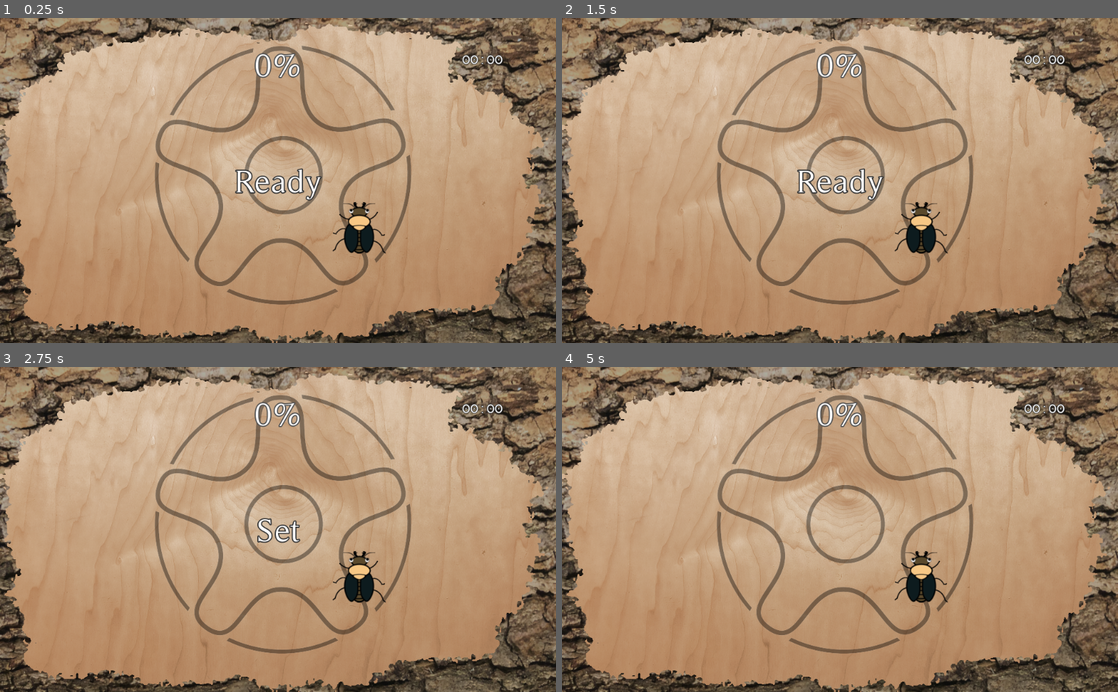
Above: before the commit, frames 1-4 (two rows, left to right).
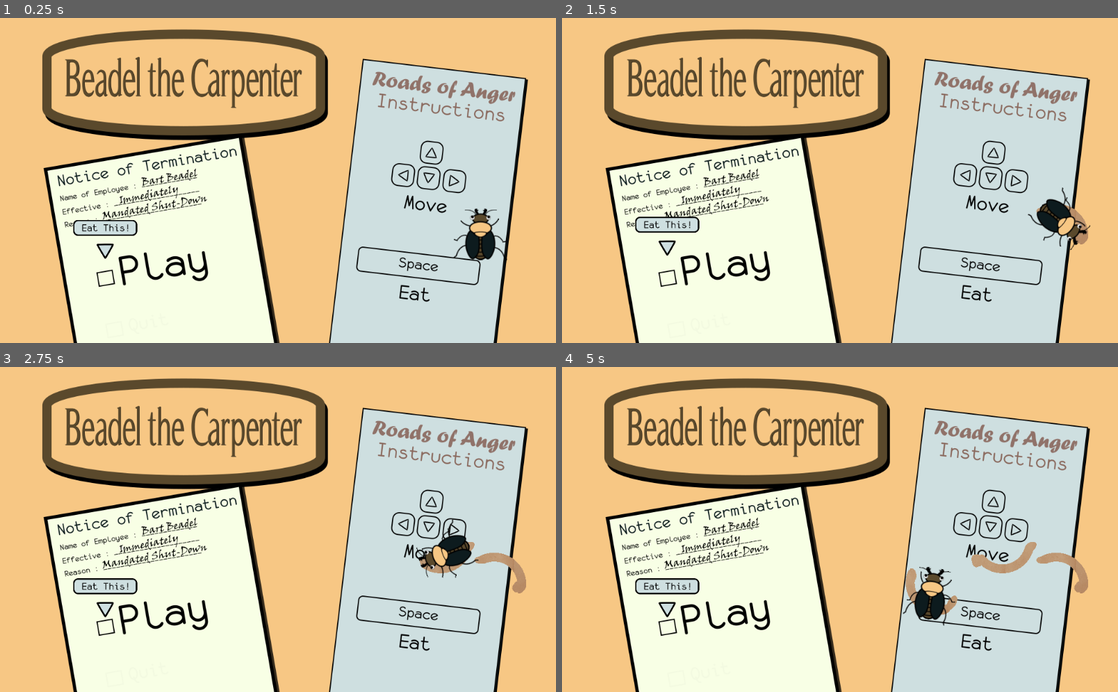
Above: after the commit, the same moments.

Repository: matthewpaul-us/godot-beadel_the_carpenter
Game: Godot game, scene res://MainMenu.tscn
The game is run twice, just before and just after one commit, with the same random seed, the same clock (stepped at 60 frames per second) and the same inputs. Before the commit the project starts from res://levels/LevelBeadel.tscn.
Inputs:
- Up to frame 1 (0.25 s): no input
- Up to frame 2 (1.5 s): hold Right (turn_right) 0.53-1.28 s; hold Space (eat) 0.53-1.28 s; hold Down (go_backward) from 1.28 s (still down); tap Space (eat) at 1.35 s
- Up to frame 3 (2.75 s): release Down (go_backward) at 2.03 s; hold Right (turn_right) from 2.03 s (still down); hold Space (eat) from 2.03 s (still down)
- Up to frame 4 (5 s): release Right (turn_right) at 2.78 s; release Space (eat) at 2.78 s; hold Up (go_forward) 2.78-3.53 s; tap Space (eat) at 2.85, 4.35 s; hold Space (eat) 3.53-4.28 s; hold Left (turn_left) from 3.53 s (still down)

The runs differ from the first frame. In frame 1, 100% of the frame differs, in the area x 0-100%, y 0-100%; in frame 2, 99%; in frame 3, 99%; in frame 4, 99%.

Commit message:
Rework levels into inherited objects. Add music

Diff:
--- a/Main.gd
+++ b/Main.gd
@@ -1,6 +1,6 @@
 extends Node2D
 
-export(int, 15, 120) var time_for_level
+export(int, 15, 120) var time_for_level := 15
 export(String) var next_level
 
 onready var eaten_viewport := $EatenViewport
@@ -24,9 +24,11 @@
 
 	_wood.material.set_shader_param("symbol_mask", symbol.texture)
 
-func _process(delta):
+	_level_timer.wait_time = time_for_level
+	_gui.set_time_left(time_for_level)
+
+func update_time():
 	_gui.set_time_left(_level_timer.time_left)
-
 
 func set_timer_active(b : bool):
 	if b:
--- a/MainFSM.gd
+++ b/MainFSM.gd
@@ -12,6 +12,8 @@
 	match state:
 		"intro":
 			time_to_wait -= delta
+		"carve":
+			parent.update_time()
 	pass
 
 func process_transition(delta):
--- a/MainMenu.gd
+++ b/MainMenu.gd
@@ -2,6 +2,7 @@
 
 onready var beetle := $Beadel
 onready var eaten_viewport := $EatenViewport
+onready var _anim := $AnimationPlayer
 
 func _ready():
 	beetle.connect("eating_started", eaten_viewport, "_on_Beadel_eating_started")
@@ -9,5 +10,7 @@
 
 	beetle.beadel_head = eaten_viewport.beetle_head
 
+	_anim.play("move_title_card")
+
 func _on_Area2D_body_entered(body):
-	get_tree().change_scene("res://levels/LevelPlug.tscn")
+	get_tree().change_scene("res://levels/Level_01_Plug.tscn")
--- a/MainMenu.tscn
+++ b/MainMenu.tscn
@@ -6,11 +6,56 @@
 [ext_resource path="res://EatenViewport.tscn" type="PackedScene" id=4]
 [ext_resource path="res://eaten_shader.tres" type="Material" id=5]
 [ext_resource path="res://assets/images/wood_smooth.png" type="Texture" id=6]
+[ext_resource path="res://assets/images/eat_card.png" type="Texture" id=7]
 
-[sub_resource type="RectangleShape2D" id=1]
+[sub_resource type="Animation" id=1]
+resource_name = "move_title_card"
+length = 3.0
+loop = true
+tracks/0/type = "value"
+tracks/0/path = NodePath("EatCard:position")
+tracks/0/interp = 1
+tracks/0/loop_wrap = true
+tracks/0/imported = false
+tracks/0/enabled = true
+tracks/0/keys = {
+"times": PoolRealArray( 0, 0.5, 1, 1.5, 2, 2.5 ),
+"transitions": PoolRealArray( 0.5, 2, 0.5, 2, 1, 1 ),
+"update": 0,
+"values": [ Vector2( 193.767, 426.116 ), Vector2( 193.767, 402.889 ), Vector2( 193.767, 426.116 ), Vector2( 193.767, 402.889 ), Vector2( 193.767, 426.116 ), Vector2( 193.767, 426.116 ) ]
+}
+tracks/1/type = "value"
+tracks/1/path = NodePath("EatCard:rotation_degrees")
+tracks/1/interp = 1
+tracks/1/loop_wrap = true
+tracks/1/imported = false
+tracks/1/enabled = true
+tracks/1/keys = {
+"times": PoolRealArray( 0, 0.5, 1, 1.5, 2, 2.5 ),
+"transitions": PoolRealArray( 1, 1, 1, 1, 1, 1 ),
+"update": 0,
+"values": [ 0.0, 0.0, 0.0, 0.0, 0.0, 0.0 ]
+}
+tracks/2/type = "value"
+tracks/2/path = NodePath("EatCard:scale")
+tracks/2/interp = 1
+tracks/2/loop_wrap = true
+tracks/2/imported = false
+tracks/2/enabled = true
+tracks/2/keys = {
+"times": PoolRealArray( 0, 0.5, 1, 1.5, 2, 2.5 ),
+"transitions": PoolRealArray( 1, 1, 1, 1, 1, 1 ),
+"update": 0,
+"values": [ Vector2( 0.5, 0.5 ), Vector2( 0.5, 0.5 ), Vector2( 0.5, 0.5 ), Vector2( 0.5, 0.5 ), Vector2( 0.5, 0.5 ), Vector2( 0.5, 0.5 ) ]
+}
+
+[sub_resource type="RectangleShape2D" id=2]
 
 [node name="MainMenu" type="Node"]
 script = ExtResource( 3 )
+
+[node name="AnimationPlayer" type="AnimationPlayer" parent="."]
+anims/move_title_card = SubResource( 1 )
 
 [node name="WoodUnder" type="TextureRect" parent="."]
 margin_right = 40.0
@@ -46,7 +91,12 @@
 [node name="CollisionShape2D" type="CollisionShape2D" parent="PlayButton/Area2D"]
 position = Vector2( 18.3953, 16.6434 )
 rotation = -0.172778
-shape = SubResource( 1 )
+shape = SubResource( 2 )
 
 [node name="EatenViewport" parent="." instance=ExtResource( 4 )]
+
+[node name="EatCard" type="Sprite" parent="."]
+position = Vector2( 193.767, 426.116 )
+scale = Vector2( 0.5, 0.5 )
+texture = ExtResource( 7 )
 [connection signal="body_entered" from="PlayButton/Area2D" to="." method="_on_Area2D_body_entered"]
--- /dev/null
+++ b/MusicPlayer.tscn
@@ -0,0 +1,11 @@
+[gd_scene load_steps=2 format=2]
+
+[ext_resource path="res://assets/audio/beadel_the_carpenter_main_song.ogg" type="AudioStream" id=1]
+
+[node name="MusicPlayer" type="Node"]
+
+[node name="Music" type="AudioStreamPlayer" parent="."]
+stream = ExtResource( 1 )
+volume_db = -12.0
+autoplay = true
+bus = "Music"
--- a/default_bus_layout.tres
+++ b/default_bus_layout.tres
@@ -1,4 +1,9 @@
-[gd_resource type="AudioBusLayout" format=2]
+[gd_resource type="AudioBusLayout" load_steps=2 format=2]
+
+[sub_resource type="AudioEffectCompressor" id=1]
+resource_name = "Compressor"
+threshold = -34.4
+sidechain = "Stingers"
 
 [resource]
 bus/1/name = "Music"
@@ -7,9 +12,17 @@
 bus/1/bypass_fx = false
 bus/1/volume_db = 0.0
 bus/1/send = "Master"
+bus/1/effect/0/effect = SubResource( 1 )
+bus/1/effect/0/enabled = true
 bus/2/name = "Beetle"
 bus/2/solo = false
 bus/2/mute = false
 bus/2/bypass_fx = false
 bus/2/volume_db = 0.0
 bus/2/send = "Master"
+bus/3/name = "Stingers"
+bus/3/solo = false
+bus/3/mute = false
+bus/3/bypass_fx = false
+bus/3/volume_db = 0.0
+bus/3/send = "Master"
--- a/levels/LevelBeadel.tscn
+++ /dev/null
@@ -1,60 +0,0 @@
-[gd_scene load_steps=12 format=2]
-
-[ext_resource path="res://Main.gd" type="Script" id=1]
-[ext_resource path="res://MainFSM.gd" type="Script" id=2]
-[ext_resource path="res://ScoreKeeper.gd" type="Script" id=3]
-[ext_resource path="res://assets/audio/cute_victory.wav" type="AudioStream" id=4]
-[ext_resource path="res://Beadel.tscn" type="PackedScene" id=5]
-[ext_resource path="res://EatenViewport.tscn" type="PackedScene" id=6]
-[ext_resource path="res://GUI.tscn" type="PackedScene" id=7]
-[ext_resource path="res://assets/images/symbol.png" type="Texture" id=8]
-[ext_resource path="res://assets/images/wood_smooth.png" type="Texture" id=9]
-[ext_resource path="res://eaten_shader.tres" type="Material" id=10]
-[ext_resource path="res://assets/images/wood_rough_masked.png" type="Texture" id=11]
-
-[node name="Level" type="Node2D"]
-script = ExtResource( 1 )
-next_level = "res://levels/LevelPill.tscn"
-
-[node name="StateMachine" type="Node" parent="."]
-script = ExtResource( 2 )
-
-[node name="PlayTimer" type="Timer" parent="."]
-wait_time = 5.0
-
-[node name="Symbol" type="Sprite" parent="."]
-position = Vector2( 512, 300 )
-texture = ExtResource( 8 )
-
-[node name="WoodUnder" type="Sprite" parent="."]
-modulate = Color( 0.827451, 0.662745, 0.380392, 1 )
-position = Vector2( 512.105, 300 )
-texture = ExtResource( 9 )
-flip_h = true
-flip_v = true
-
-[node name="WoodSurface" type="Sprite" parent="."]
-material = ExtResource( 10 )
-position = Vector2( 512.105, 300 )
-texture = ExtResource( 9 )
-
-[node name="RoughWood" type="Sprite" parent="."]
-position = Vector2( 512.105, 300 )
-texture = ExtResource( 11 )
-
-[node name="Beadel" parent="." instance=ExtResource( 5 )]
-position = Vector2( 662, 388 )
-
-[node name="EatenViewport" parent="." instance=ExtResource( 6 )]
-
-[node name="ScoreKeeper" type="Node" parent="."]
-script = ExtResource( 3 )
-
-[node name="GUI" parent="." instance=ExtResource( 7 )]
-
-[node name="WinMusic" type="AudioStreamPlayer" parent="."]
-stream = ExtResource( 4 )
-bus = "Music"
-[connection signal="timeout" from="PlayTimer" to="." method="_on_PlayTimer_timeout"]
-[connection signal="compare_finished" from="ScoreKeeper" to="." method="_on_ScoreKeeper_compare_finished"]
-[connection signal="next_level_pressed" from="GUI" to="." method="_on_GUI_next_level_pressed"]
--- a/levels/LevelPlug.tscn
+++ /dev/null
@@ -1,58 +0,0 @@
-[gd_scene load_steps=12 format=2]
-
-[ext_resource path="res://assets/images/wood_smooth.png" type="Texture" id=1]
-[ext_resource path="res://Beadel.tscn" type="PackedScene" id=2]
-[ext_resource path="res://assets/images/symbols/symbol_plug.png" type="Texture" id=3]
-[ext_resource path="res://Main.gd" type="Script" id=4]
-[ext_resource path="res://EatenViewport.tscn" type="PackedScene" id=5]
-[ext_resource path="res://eaten_shader.tres" type="Material" id=6]
-[ext_resource path="res://ScoreKeeper.gd" type="Script" id=8]
-[ext_resource path="res://MainFSM.gd" type="Script" id=9]
-[ext_resource path="res://GUI.tscn" type="PackedScene" id=10]
-[ext_resource path="res://assets/audio/cute_victory.wav" type="AudioStream" id=11]
-[ext_resource path="res://assets/images/wood_rough_masked.png" type="Texture" id=12]
-
-[node name="Main" type="Node2D"]
-script = ExtResource( 4 )
-
-[node name="StateMachine" type="Node" parent="."]
-script = ExtResource( 9 )
-
-[node name="PlayTimer" type="Timer" parent="."]
-wait_time = 5.0
-
-[node name="Symbol" type="Sprite" parent="."]
-position = Vector2( 512, 300 )
-texture = ExtResource( 3 )
-
-[node name="WoodUnder" type="Sprite" parent="."]
-modulate = Color( 0.827451, 0.662745, 0.380392, 1 )
-position = Vector2( 512.105, 300 )
-texture = ExtResource( 1 )
-flip_h = true
-flip_v = true
-
-[node name="WoodSurface" type="Sprite" parent="."]
-material = ExtResource( 6 )
-position = Vector2( 512.105, 300 )
-texture = ExtResource( 1 )
-
-[node name="RoughWood" type="Sprite" parent="."]
-position = Vector2( 512.105, 300 )
-texture = ExtResource( 12 )
-
-[node name="Beadel" parent="." instance=ExtResource( 2 )]
-position = Vector2( 662, 388 )
-
-[node name="EatenViewport" parent="." instance=ExtResource( 5 )]
-
-[node name="ScoreKeeper" type="Node" parent="."]
-script = ExtResource( 8 )
-
-[node name="GUI" parent="." instance=ExtResource( 10 )]
-
-[node name="WinMusic" type="AudioStreamPlayer" parent="."]
-stream = ExtResource( 11 )
-bus = "Music"
-[connection signal="timeout" from="PlayTimer" to="." method="_on_PlayTimer_timeout"]
-[connection signal="compare_finished" from="ScoreKeeper" to="." method="_on_ScoreKeeper_compare_finished"]
--- /dev/null
+++ b/levels/Level_01_Plug.tscn
@@ -0,0 +1,51 @@
+[gd_scene load_steps=6 format=2]
+
+[ext_resource path="res://levels/Level_03_Beadel.tscn" type="PackedScene" id=1]
+[ext_resource path="res://assets/images/symbols/symbol_plug.png" type="Texture" id=2]
+
+[sub_resource type="Shader" id=1]
+code = "shader_type canvas_item;
+
+uniform float blend_offset : hint_range(-1,1);
+uniform sampler2D eaten_mask;
+uniform sampler2D symbol_mask;
+
+float intensity(vec3 color) {
+	return color.r * 0.3 + color.g * 0.59 + color.b * 0.11;
+}
+
+void fragment() {
+	vec4 final_color = texture(TEXTURE, UV);
+	vec4 mask = texture(eaten_mask, UV);
+
+	vec4 symbol_color = texture(symbol_mask, UV);
+
+	float blend = 1.0 - intensity(symbol_color.rgb);
+	//final_color.rgb = final_color.rgb * (1.0 - symbol_color.a) + symbol_color.rgb * (1.0 - symbol_color.a);
+
+	final_color = symbol_color * (blend * blend_offset) + final_color * (1.0 - blend * blend_offset);
+
+	float a = intensity(mask.rgb);
+	final_color.a = round(a);
+
+	COLOR = final_color;
+}"
+
+[sub_resource type="ViewportTexture" id=2]
+viewport_path = NodePath("EatenViewport")
+
+[sub_resource type="ShaderMaterial" id=3]
+resource_local_to_scene = true
+shader = SubResource( 1 )
+shader_param/blend_offset = 0.38
+shader_param/eaten_mask = SubResource( 2 )
+
+[node name="Level" instance=ExtResource( 1 )]
+time_for_level = 30
+next_level = "res://levels/Level_02_Pill.tscn"
+
+[node name="Symbol" parent="." index="2"]
+texture = ExtResource( 2 )
+
+[node name="WoodSurface" parent="." index="4"]
+material = SubResource( 3 )
--- /dev/null
+++ b/levels/Level_02_Pill.tscn
@@ -0,0 +1,51 @@
+[gd_scene load_steps=6 format=2]
+
+[ext_resource path="res://levels/Level_03_Beadel.tscn" type="PackedScene" id=1]
+[ext_resource path="res://assets/images/symbols/symbol_pill.png" type="Texture" id=2]
+
+[sub_resource type="Shader" id=1]
+code = "shader_type canvas_item;
+
+uniform float blend_offset : hint_range(-1,1);
+uniform sampler2D eaten_mask;
+uniform sampler2D symbol_mask;
+
+float intensity(vec3 color) {
+	return color.r * 0.3 + color.g * 0.59 + color.b * 0.11;
+}
+
+void fragment() {
+	vec4 final_color = texture(TEXTURE, UV);
+	vec4 mask = texture(eaten_mask, UV);
+
+	vec4 symbol_color = texture(symbol_mask, UV);
+
+	float blend = 1.0 - intensity(symbol_color.rgb);
+	//final_color.rgb = final_color.rgb * (1.0 - symbol_color.a) + symbol_color.rgb * (1.0 - symbol_color.a);
+
+	final_color = symbol_color * (blend * blend_offset) + final_color * (1.0 - blend * blend_offset);
+
+	float a = intensity(mask.rgb);
+	final_color.a = round(a);
+
+	COLOR = final_color;
+}"
+
+[sub_resource type="ViewportTexture" id=2]
+viewport_path = NodePath("EatenViewport")
+
+[sub_resource type="ShaderMaterial" id=3]
+resource_local_to_scene = true
+shader = SubResource( 1 )
+shader_param/blend_offset = 0.38
+shader_param/eaten_mask = SubResource( 2 )
+
+[node name="Level" instance=ExtResource( 1 )]
+time_for_level = 60
+next_level = "res://levels/Level_03_Beadel.tscn"
+
+[node name="Symbol" parent="." index="2"]
+texture = ExtResource( 2 )
+
+[node name="WoodSurface" parent="." index="4"]
+material = SubResource( 3 )
--- a/levels/LevelPill.tscn
+++ b/levels/Level_03_Beadel.tscn
@@ -7,13 +7,15 @@
 [ext_resource path="res://Beadel.tscn" type="PackedScene" id=5]
 [ext_resource path="res://EatenViewport.tscn" type="PackedScene" id=6]
 [ext_resource path="res://GUI.tscn" type="PackedScene" id=7]
-[ext_resource path="res://assets/images/symbols/symbol_pill.png" type="Texture" id=8]
+[ext_resource path="res://assets/images/symbol.png" type="Texture" id=8]
 [ext_resource path="res://assets/images/wood_smooth.png" type="Texture" id=9]
 [ext_resource path="res://eaten_shader.tres" type="Material" id=10]
 [ext_resource path="res://assets/images/wood_rough_masked.png" type="Texture" id=11]
 
 [node name="Level" type="Node2D"]
 script = ExtResource( 1 )
+time_for_level = 75
+next_level = "res://levels/LevelPill.tscn"
 
 [node name="StateMachine" type="Node" parent="."]
 script = ExtResource( 2 )
@@ -53,6 +55,7 @@
 
 [node name="WinMusic" type="AudioStreamPlayer" parent="."]
 stream = ExtResource( 4 )
-bus = "Music"
+bus = "Stingers"
 [connection signal="timeout" from="PlayTimer" to="." method="_on_PlayTimer_timeout"]
 [connection signal="compare_finished" from="ScoreKeeper" to="." method="_on_ScoreKeeper_compare_finished"]
+[connection signal="next_level_pressed" from="GUI" to="." method="_on_GUI_next_level_pressed"]
--- a/project.godot
+++ b/project.godot
@@ -16,8 +16,12 @@
 [application]
 
 config/name="Beadel the Carpenter"
-run/main_scene="res://levels/LevelBeadel.tscn"
+run/main_scene="res://MainMenu.tscn"
 config/icon="res://icon.png"
+
+[autoload]
+
+MusicPlayer="*res://MusicPlayer.tscn"
 
 [display]
 
Not shown: 1 places in MainMenu.tscn that only renumber resources
Not shown, added: assets/audio/beadel_the_carpenter_main_song.ogg.import
Binary file added: assets/images/eat_card.png
Not shown, added: assets/images/eat_card.png.import
Binary file added: eat_card.png
Not shown, added: eat_card.png.import
Not shown, added: assets/audio/beadel_the_carpenter_main_song.ogg
